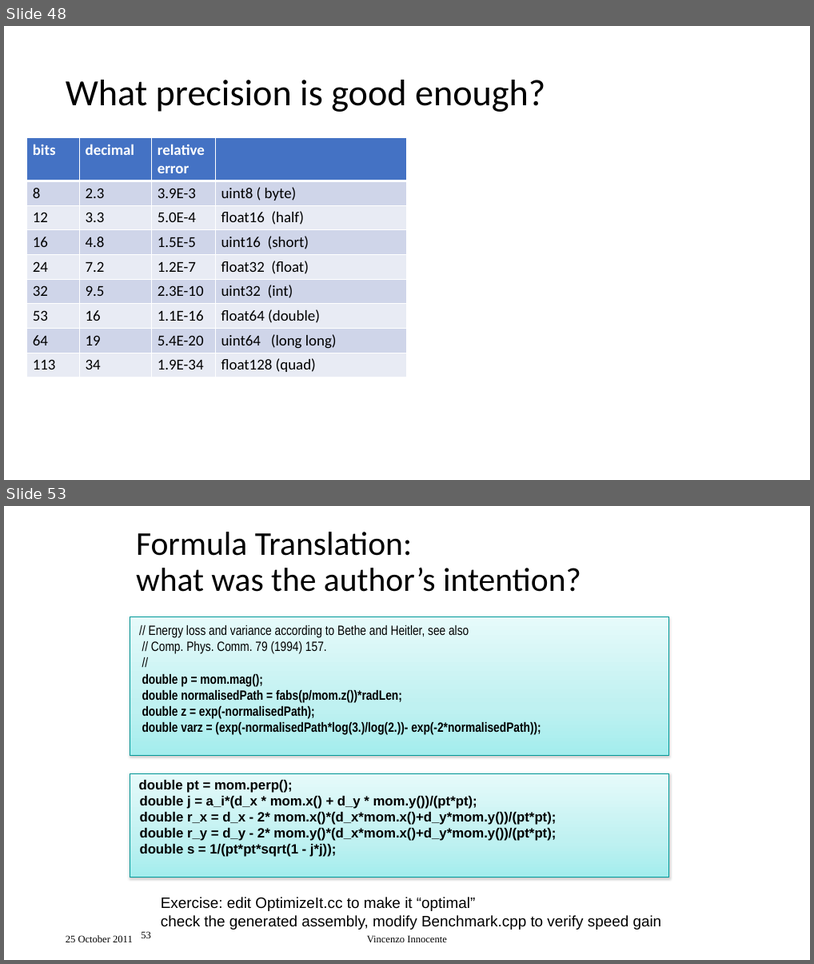
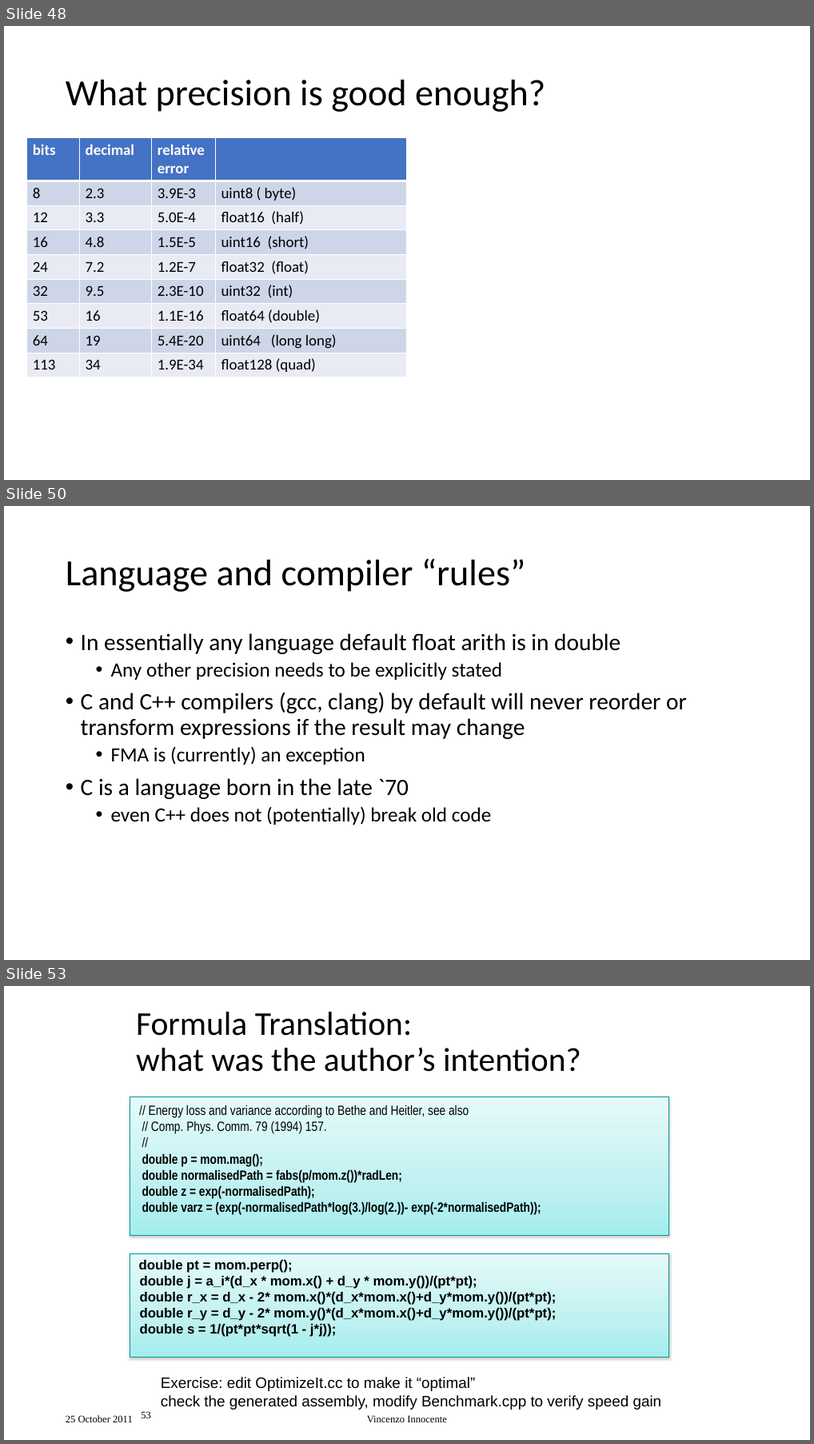
Before and after one commit to VinInn/FPCourse, a slide deck: Slides/FPforScientist.pptx. Shown one above the other, each under a label of ours: slides 48 and 53 before the commit, slides 48, 50 and 53 after it; the slides between them are not shown. The pictures are 814x964 and 814x1444 pixels, drawn with LibreOffice and Linux fonts; fonts in the diff are those of the drawing. Boxes give left, top, right and bottom in pixels: in the first picture for what was removed or moved away, otherwise in the second. Text is boxed around its words. In the diff, an @@ line names an element or a change of style, - is before the commit and + after.

```diff
--- a/Slides/FPforScientist.pptx
+++ b/Slides/FPforScientist.pptx
@@ slide 50 added at [4, 506, 810, 960], background #FFFFFF @@
@@ title added at [66, 559, 526, 592], 44 pt, text #000000 @@
+Language and compiler “rules”
@@ text added at [81, 633, 687, 824], 28 pt, text #000000 @@
+• In essentially any language default float arith is in double
+  • Any other precision needs to be explicitly stated
+• C and C++ compilers (gcc, clang) by default will never reorder or transform expressions if the result may change
+  • FMA is (currently) an exception
+• C is a language born in the late `70
+  • even C++ does not (potentially) break old code
```
Also in this commit, not shown: 1 slide changed, 3 other slides added, 1 slide removed.
